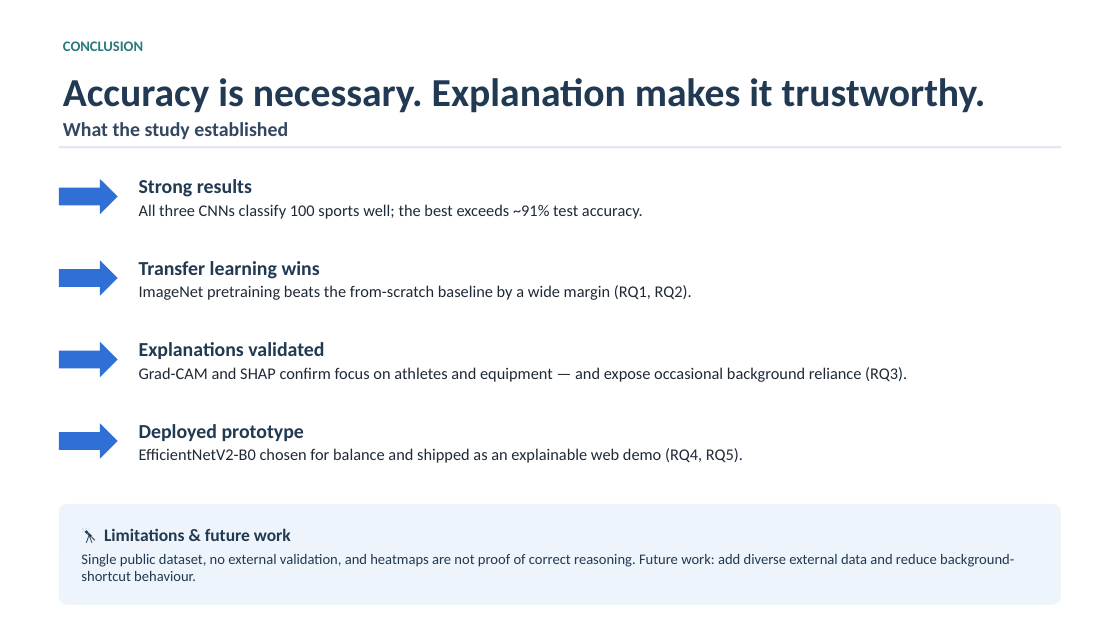
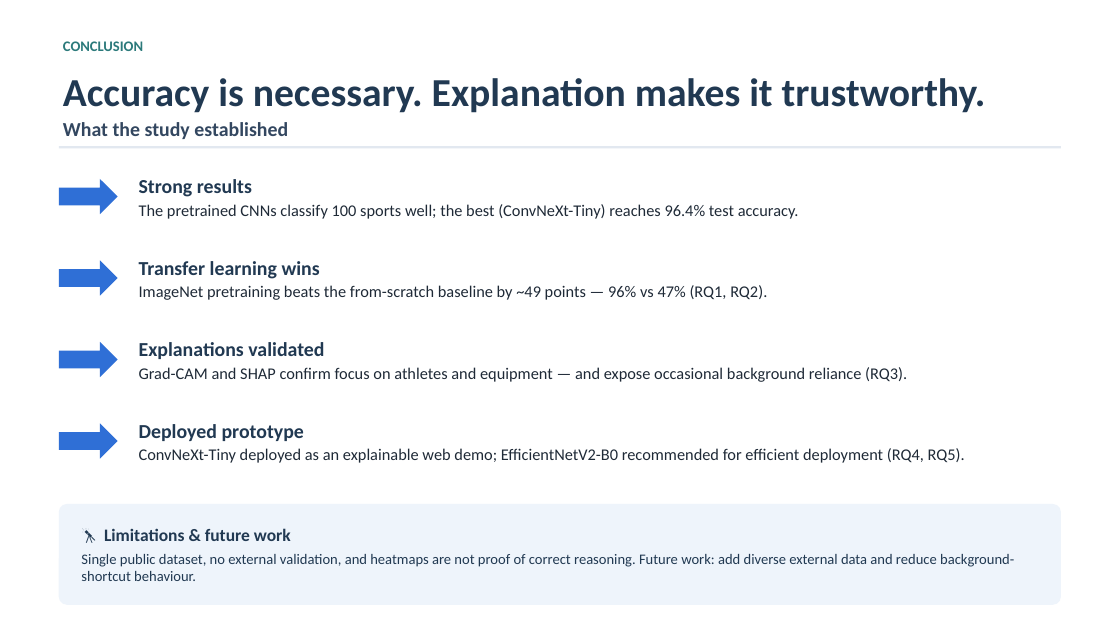
Before and after one commit to ATTezel/explainable-sports-classification, a slide deck: slide 12 of slides/sports_cnn_presentation.pptx. Drawn at 1120x630 pixels with LibreOffice and Linux fonts; fonts in the diff are those of the drawing. Boxes give left, top, right and bottom in pixels: in the first picture for what was removed or moved away, otherwise in the second. Text is boxed around its words. In the diff, an @@ line names an element or a change of style, - is before the commit and + after.

```diff
--- a/slides/sports_cnn_presentation.pptx
+++ b/slides/sports_cnn_presentation.pptx
@@ text at (139, 204, 799, 219): text changed @@
-All three CNNs classify 100 sports well; the best exceeds ~91% test accuracy.
+The pretrained CNNs classify 100 sports well; the best (ConvNeXt-Tiny) reaches 96.4% test accuracy.
@@ text at (139, 285, 767, 300): text changed @@
-ImageNet pretraining beats the from-scratch baseline by a wide margin (RQ1, RQ2).
+ImageNet pretraining beats the from-scratch baseline by ~49 points — 96% vs 47% (RQ1, RQ2).
@@ text at (139, 448, 965, 463): text changed @@
-EfficientNetV2-B0 chosen for balance and shipped as an explainable web demo (RQ4, RQ5).
+ConvNeXt-Tiny deployed as an explainable web demo; EfficientNetV2-B0 recommended for efficient deployment (RQ4, RQ5).
```
Also in this commit, not shown: 7 other slides changed, 17 other files.
